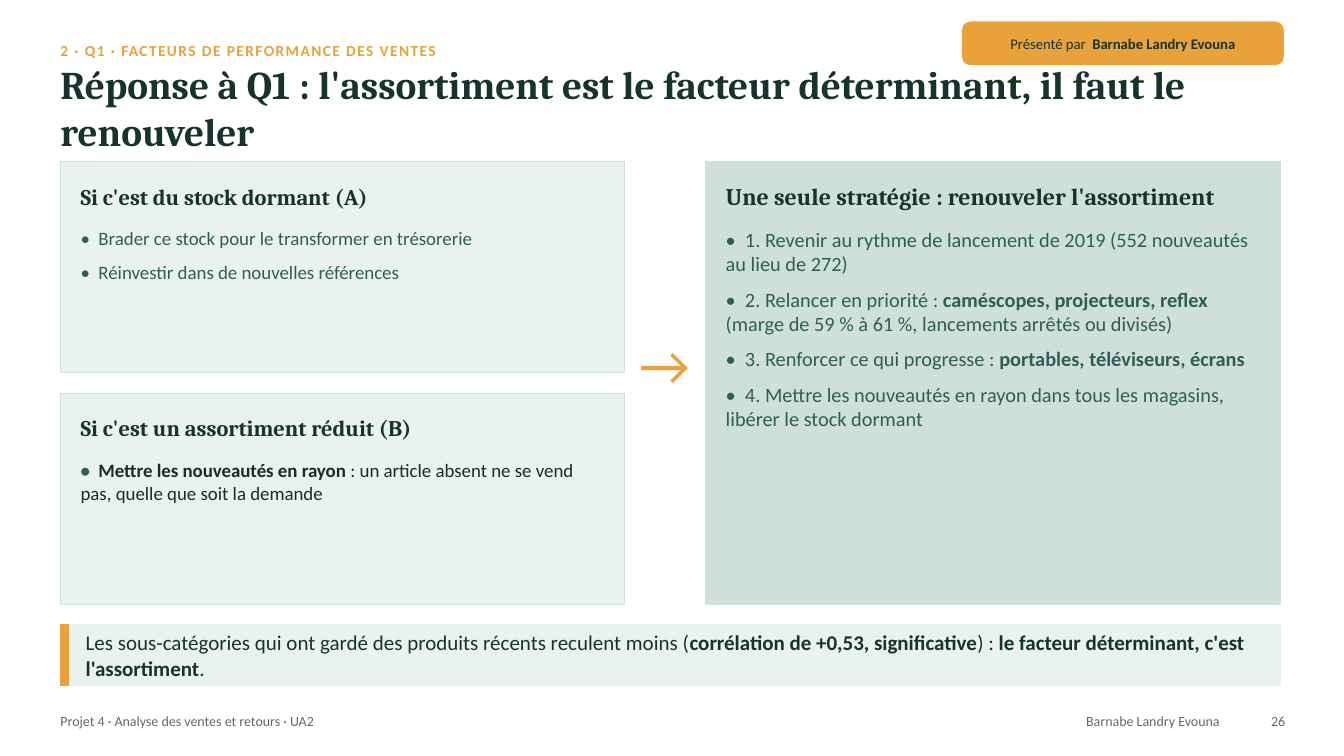
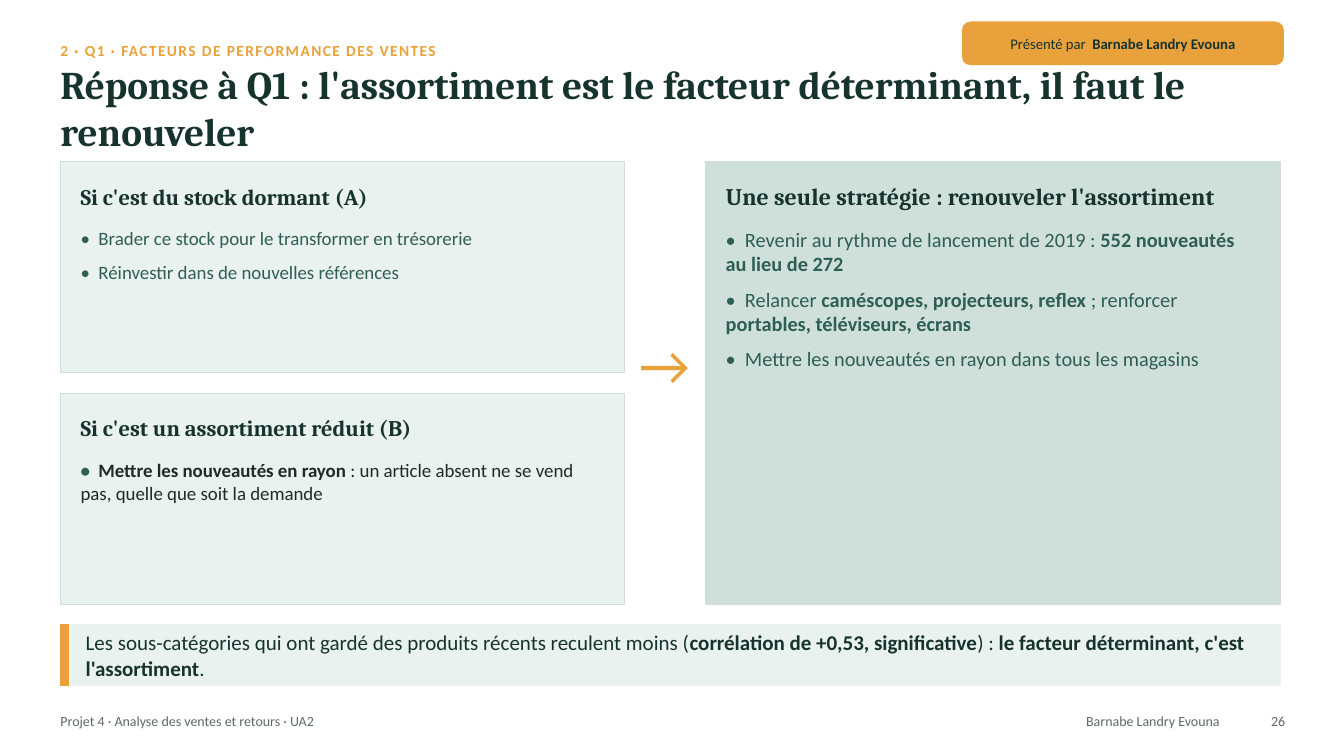
Before and after one commit to lezoul/projet4-contoso, a slide deck: slide 26 of reports/presentations/UA2_presentation_L3_L4.pptx. Drawn at 1344x756 pixels with LibreOffice and Linux fonts; fonts in the diff are those of the drawing. Boxes give left, top, right and bottom in pixels: in the first picture for what was removed or moved away, otherwise in the second. Text is boxed around its words. In the diff, an @@ line names an element or a change of style, - is before the commit and + after.

```diff
--- a/reports/presentations/UA2_presentation_L3_L4.pptx
+++ b/reports/presentations/UA2_presentation_L3_L4.pptx
@@ text at [726, 233, 1234, 370]: text changed @@
-• 1. Revenir au rythme de lancement de 2019 (552 nouveautés au lieu de 272)
-• 2. Relancer en priorité : caméscopes, projecteurs, reflex (marge de 59 % à 61 %, lancements arrêtés ou divisés)
-• 3. Renforcer ce qui progresse : portables, téléviseurs, écrans
-• 4. Mettre les nouveautés en rayon dans tous les magasins, libérer le stock dormant
+• Revenir au rythme de lancement de 2019 : 552 nouveautés au lieu de 272
+• Relancer caméscopes, projecteurs, reflex ; renforcer portables, téléviseurs, écrans
+• Mettre les nouveautés en rayon dans tous les magasins
```
Also in this commit, not shown: 9 other slides changed.
